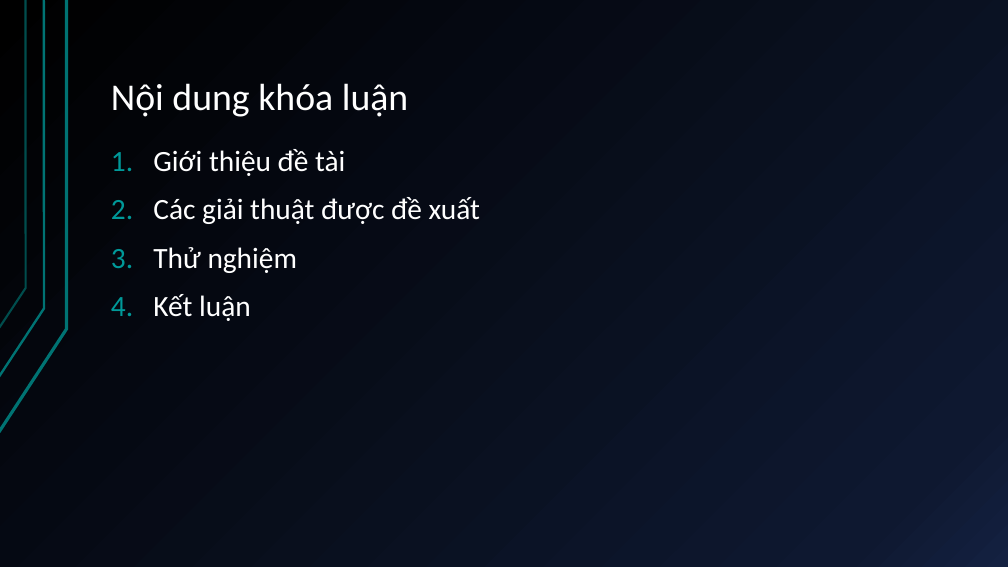
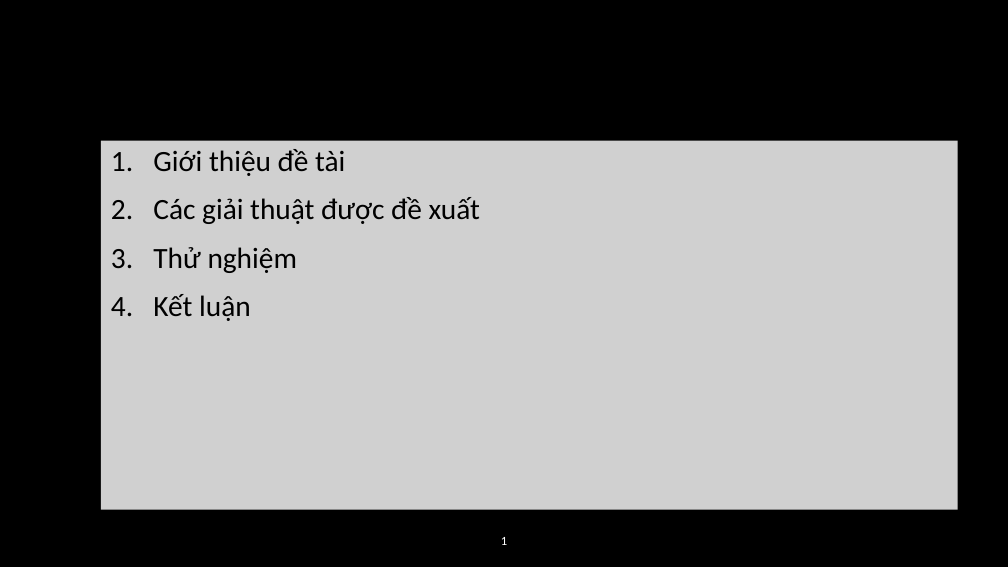
Before and after one commit to duykypaul/GeneticAlgorithmLearning, a slide deck: slide 2 of src/com/duykypaul/kltn/docs/TỰ ĐỘNG LẬP KẾ HOẠCH GIA CÔNG CẮT.pptx. Drawn at 1008x567 pixels with LibreOffice and Linux fonts; fonts in the diff are those of the drawing; grey boxes stand for pictures; background and template pictures are left out. Boxes give left, top, right and bottom in pixels: in the first picture for what was removed or moved away, otherwise in the second. Text is boxed around its words. In the diff, an @@ line names an element or a change of style, - is before the commit and + after.

```diff
--- a/src/com/duykypaul/kltn/docs/TỰ ĐỘNG LẬP KẾ HOẠCH GIA CÔNG CẮT.pptx
+++ b/src/com/duykypaul/kltn/docs/TỰ ĐỘNG LẬP KẾ HOẠCH GIA CÔNG CẮT.pptx
@@ background gradient #000000 to #0F1931 to #142242 to picture (left out) @@
@@ freeform shape removed at (x1=0, y1=0, x2=67, y2=433) @@
@@ freeform shape removed at (x1=0, y1=0, x2=44, y2=377) @@
@@ freeform shape removed at (x1=0, y1=0, x2=26, y2=328) @@
@@ title "Nội dung khóa luận" at (x1=101, y1=23, x2=957, y2=124): text colour #FFFFFF to #000000 @@
@@ picture added at (x1=101, y1=141, x2=957, y2=510), 28 pt, text #000000 @@
+1. Giới thiệu đề tài
+2. Các giải thuật được đề xuất
+3. Thử nghiệm
+4. Kết luận
@@ text removed at (x1=153, y1=149, x2=480, y2=321) @@
-1. Giới thiệu đề tài
-2. Các giải thuật được đề xuất
-3. Thử nghiệm
-4. Kết luận
@@ text added at (x1=501, y1=537, x2=507, y2=545), 12 pt, text #FFFFFF @@
+1
@@ page number added at (x1=921, y1=537, x2=1005, y2=567), 16 pt, text #000000 @@
+2
```
Also in this commit, not shown: 19 other slides changed, 11 other files.
